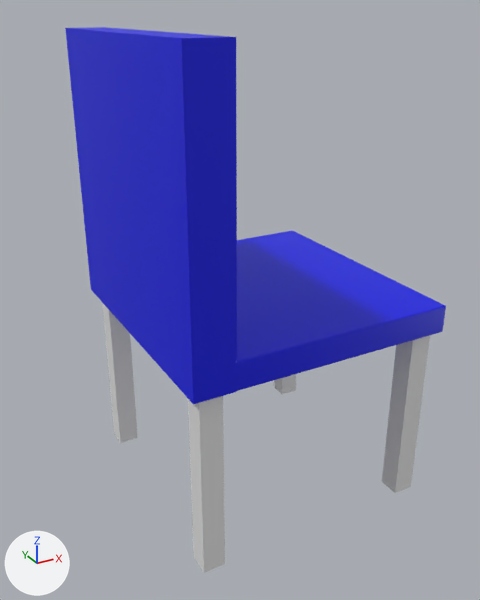
An edit to the FBX model Assets/Prefabs/Silla.fbx, drawn before and after from the same camera.
Rendered twice from a 50 mm camera at (-2.38, -4.07, 2.93) aimed at (-0.18, -0.09, 0.94). Arrows for +X, +Y and +Z are at lower left; the lights stay in place. The picture after the commit comes second. Where no turn or scale is listed for an object, it has been applied to the vertices.

The first picture shows 'pata1', 'pata2', 'pata4', 'silla' and 1 more.
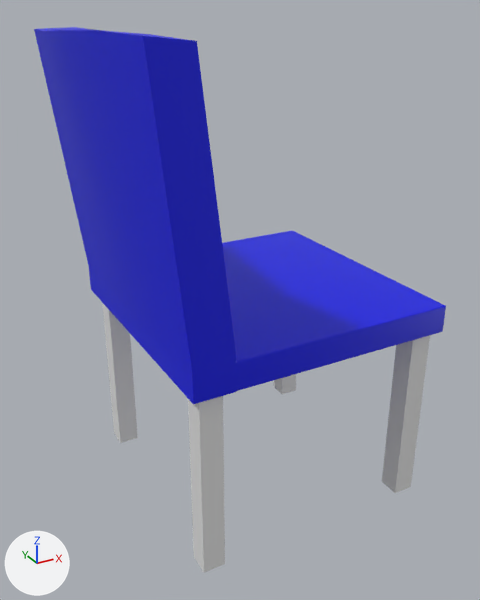
Boxes [x1, y1, x2, y2] around the edits, measured in the pictures (480 x 600 px):
'silla', reshaped (8% wider)
    before: [65, 27, 446, 404]
    after: [34, 27, 446, 404]
part 1 of me_cube_005, built on
    before: [65, 27, 237, 366]
    after: [34, 27, 236, 366]

Patch to the scene script:
```diff
--- a/Assets/Prefabs/Silla.fbx.py
+++ b/Assets/Prefabs/Silla.fbx.py
@@ me_cube_005 @@
 # used by ob_silla; location = (0.0, 0.0, 0.0)
-me_cube_005.from_pydata(...)  # 70 vertices, 68 faces; spans x -1.0..1.0, y -1.0..1.0, z 0.79..2.8
+me_cube_005.from_pydata(...)  # 86 vertices, 80 faces; spans x -1.36..1.0, y -1.02..1.0, z 0.79..2.83
+# me_cube_005 part 1
+# 5 faces are deleted
+# 4 vertices move from x -1.0..-0.71, y -1.0..1.0, z 2.8 to x -1.22..-0.91, y -1.02..1.0, z 2.79..2.82
+# 16 vertices are added at x -1.36..-0.99, y -0.62..0.6, z 0.79..2.83
+# 17 new faces join them
 me_cube_005.materials.append(mat_material)
```
